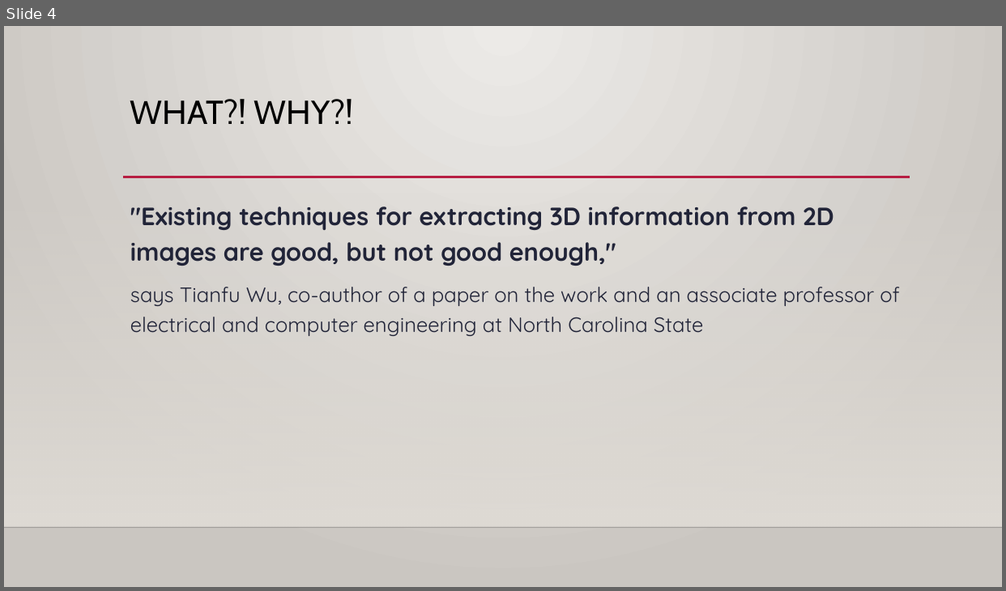
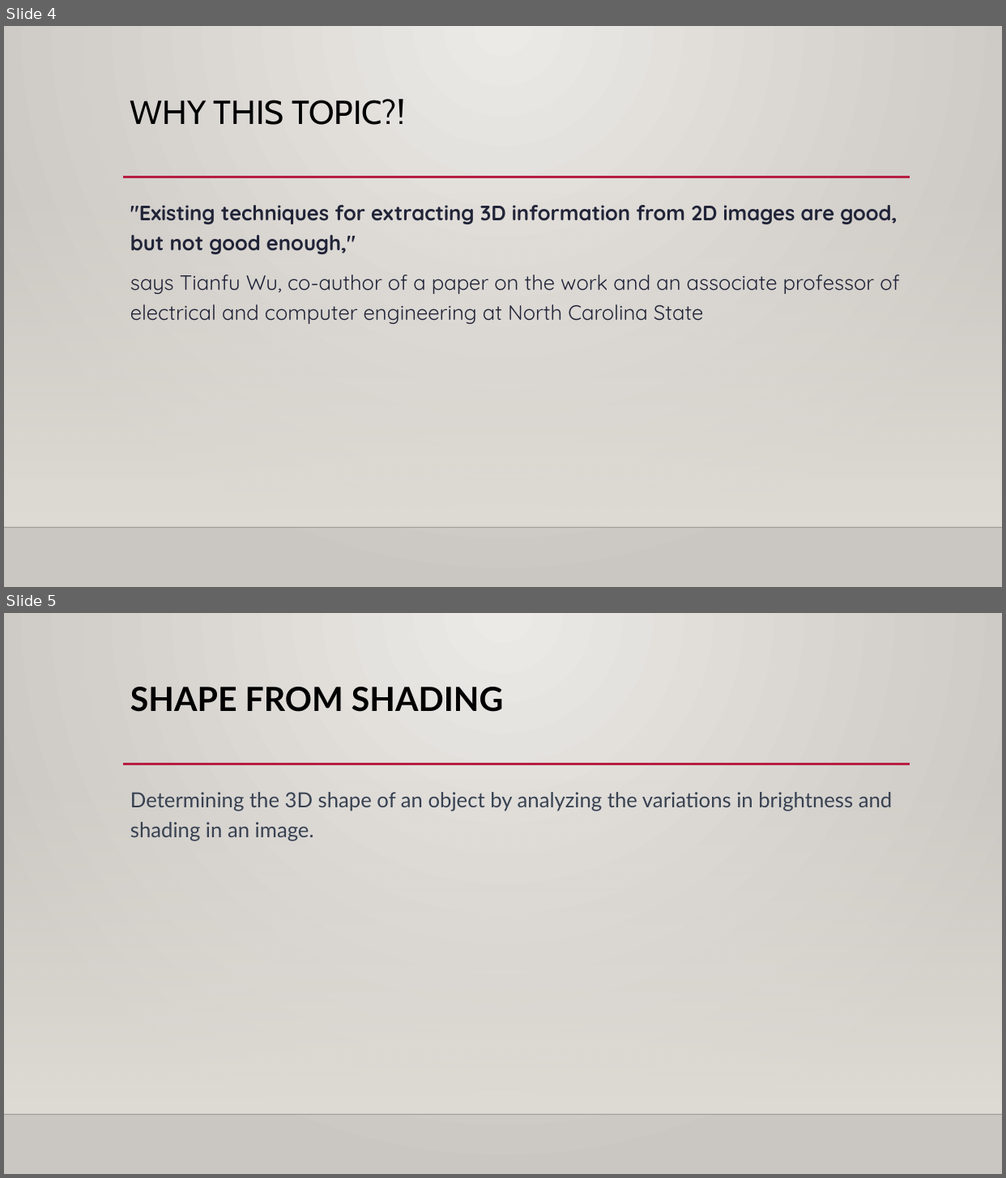
Before and after one commit to SC-One/ShapeFromX_Uni_report, a slide deck: Presentation/ShapeFromX_v1.pptx. Shown one above the other, each under a label of ours: slide 4 before the commit, slides 4 and 5 after it. The pictures are 1006x591 and 1006x1178 pixels, drawn with LibreOffice and Linux fonts; fonts in the diff are those of the drawing; background and template pictures are left out. Boxes give left, top, right and bottom in pixels: in the first picture for what was removed or moved away, otherwise in the second. Text is boxed around its words. In the diff, an @@ line names an element or a change of style, - is before the commit and + after.

```diff
--- a/Presentation/ShapeFromX_v1.pptx
+++ b/Presentation/ShapeFromX_v1.pptx
@@ slide 5 added at (x1=4, y1=613, x2=1002, y2=1174), background gradient #ECEAE7 to #CAC7C1; not listed: 3 template elements that a slide beside it also shows @@
@@ title added at (x1=130, y1=687, x2=504, y2=712), 32 pt, text #000000, bold @@
+SHAPE FROM SHADING
@@ text added at (x1=130, y1=792, x2=893, y2=841), 20 pt, text #374151 @@
+Determining the 3D shape of an object by analyzing the variations in brightness and shading in an image.
@@ slide 4 changed as well @@
@@ title at (x1=130, y1=99, x2=405, y2=125): text changed @@
-WHAT?! WHY?!
+WHY THIS TOPIC?!
@@ text at (x1=130, y1=205, x2=897, y2=254): size 24 to 20 pt in ""Existing techniques for extracting 3D information from ..." @@
```
Also in this commit, not shown: 4 other slides changed, 12 other slides added, 2 slides removed.
